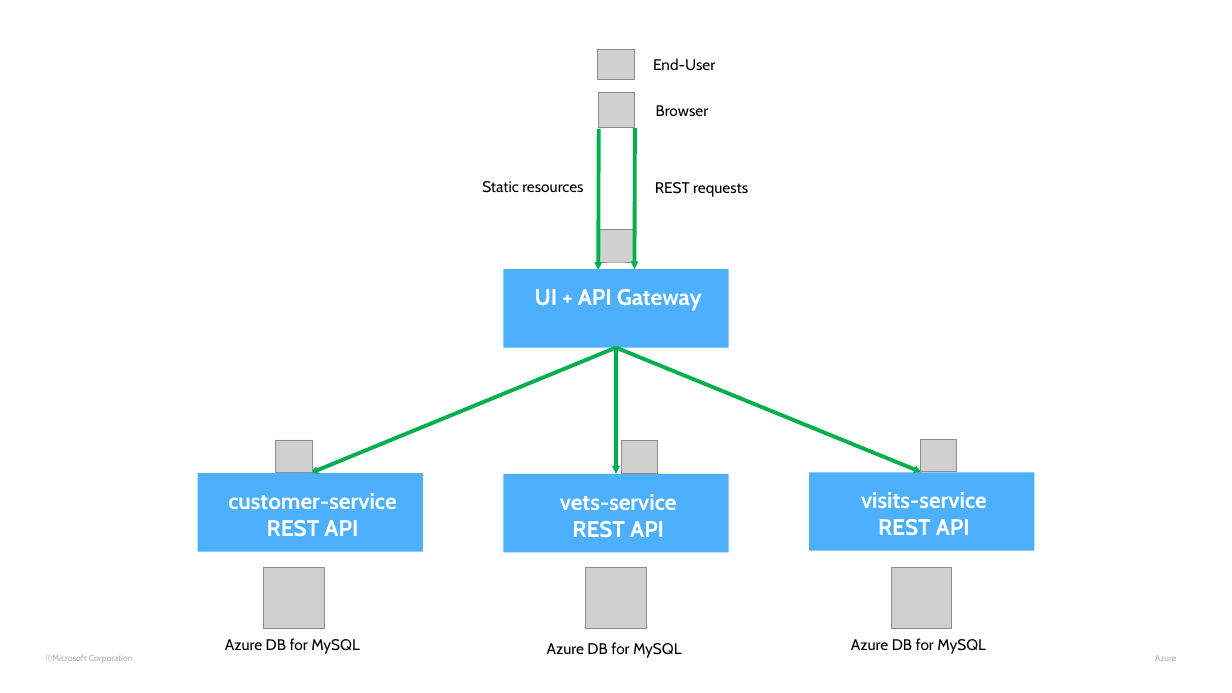
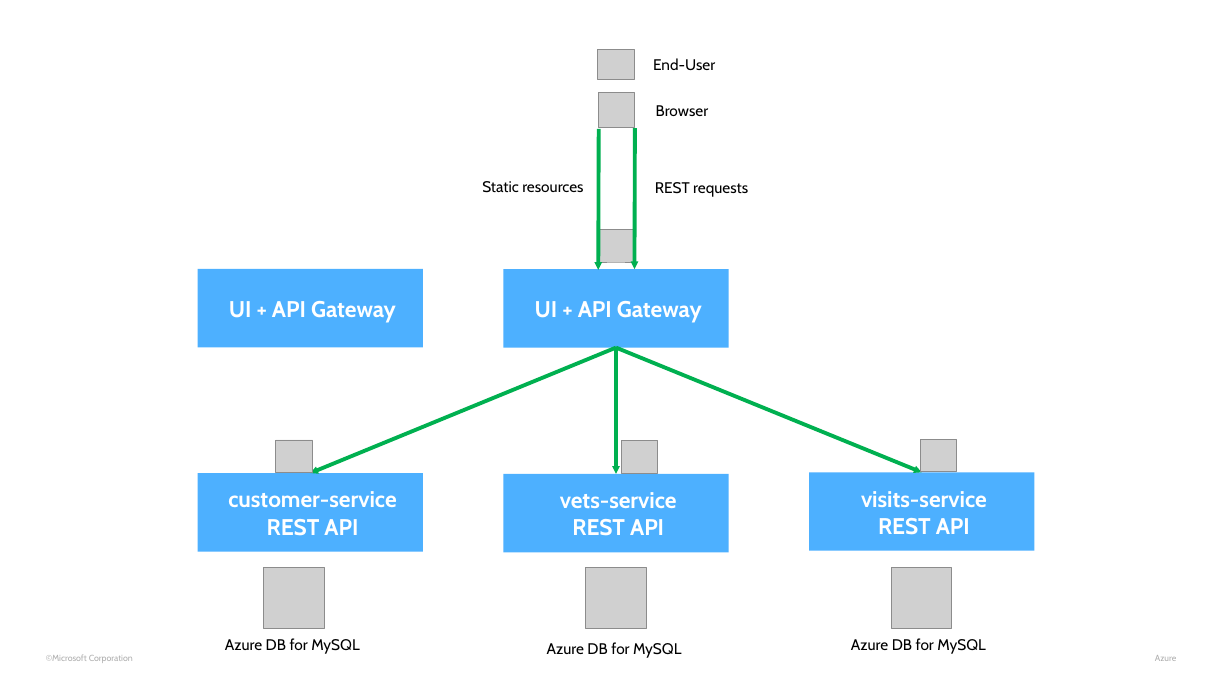
Before and after one commit to ezYakaEagle442/aca-java-petclinic-mic-srv, a slide deck: slide 2 of docs/microservices-architecture-diagram.pptx (slide 1 before the commit). Drawn at 1232x693 pixels with LibreOffice and Linux fonts; fonts in the diff are those of the drawing; grey boxes stand for pictures; background and template pictures are left out. Boxes give left, top, right and bottom in pixels: in the first picture for what was removed or moved away, otherwise in the second. Text is boxed around its words. In the diff, an @@ line names an element or a change of style, - is before the commit and + after.

```diff
--- a/docs/microservices-architecture-diagram.pptx
+++ b/docs/microservices-architecture-diagram.pptx
@@ rectangle added at (198,269,423,348), fill #4DB0FF, 17.6 pt, text #FFFFFF, bold @@
+UI + API Gateway
@@ vertical alignment top to middle in 3 elements at (504,269,729,348), (504,474,729,553), (198,473,423,552) @@
```
Also in this commit, not shown: 1 other slide changed, 1 slide added, 1 other file.
